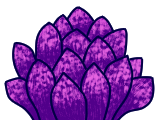
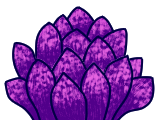
Before/after of a 160px x 120px layered artwork. What changed in the layer stack:
added group "Warstwa 8" with 4 layers over [34, 46, 128, 73]
added layer "Warstwa 9(wklejone)" in group "Warstwa 8" over [34, 46, 128, 73]
added layer "Warstwa 10(wklejone)" in group "Warstwa 8" over [34, 46, 128, 73]
moved "outline" into group "Warstwa 8", painted on it over [34, 46, 128, 73]
moved "fill" into group "Warstwa 8", painted on it over [34, 46, 128, 73]
